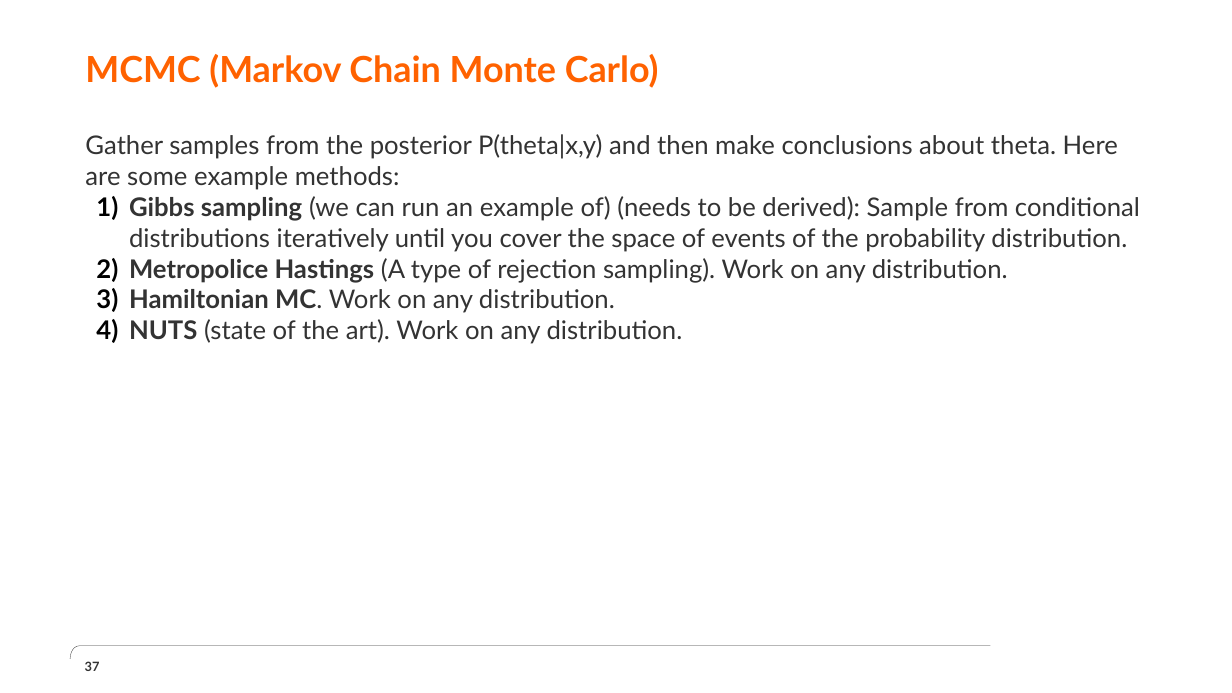
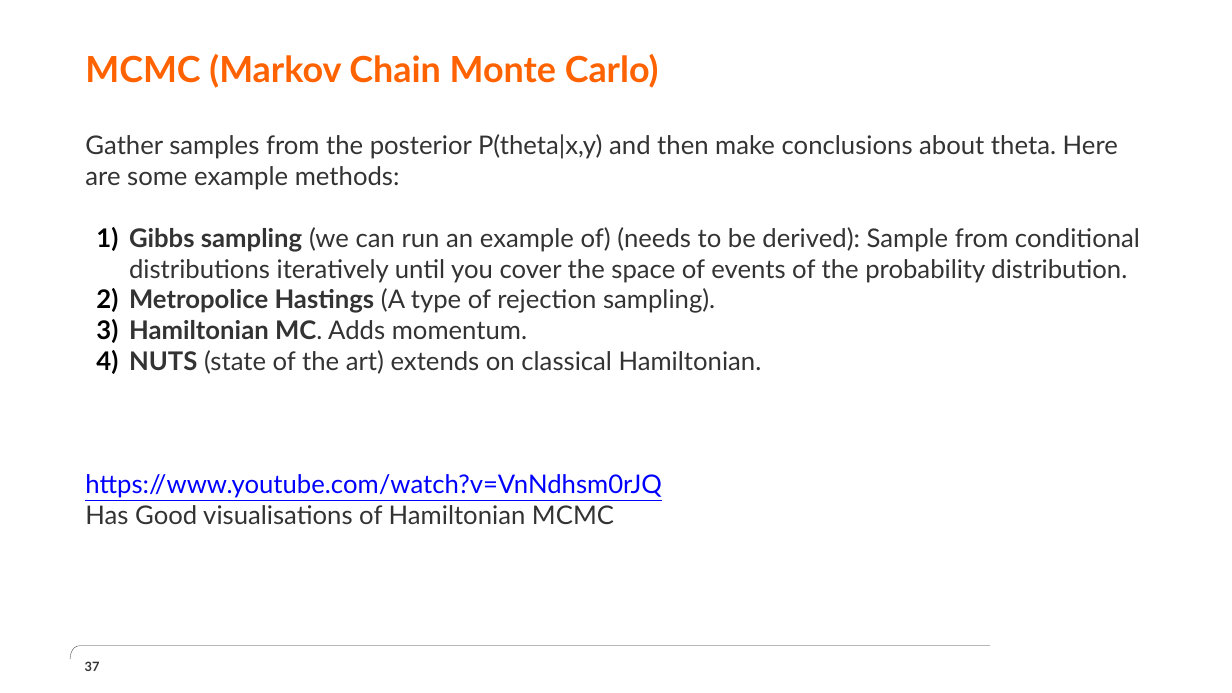
Before and after one commit to nawarhalabi/graphical_modeling, a slide deck: slide 37 of presentation.pptx. Drawn at 1232x693 pixels with LibreOffice and Linux fonts; fonts in the diff are those of the drawing; background and template pictures are left out. Boxes give left, top, right and bottom in pixels: in the first picture for what was removed or moved away, otherwise in the second. Text is boxed around its words. In the diff, an @@ line names an element or a change of style, - is before the commit and + after.

```diff
--- a/presentation.pptx
+++ b/presentation.pptx
@@ text at box(85, 288, 762, 524): text changed @@
-2) Metropolice Hastings (A type of rejection sampling). Work on any distribution.
-3) Hamiltonian MC. Work on any distribution.
-4) NUTS (state of the art). Work on any distribution.
+2) Metropolice Hastings (A type of rejection sampling).
+3) Hamiltonian MC. Adds momentum.
+4) NUTS (state of the art) extends on classical Hamiltonian.
+https://www.youtube.com/watch?v=VnNdhsm0rJQ
+Has Good visualisations of Hamiltonian MCMC
```
Also in this commit, not shown: 2 other slides changed, 2 other files.
